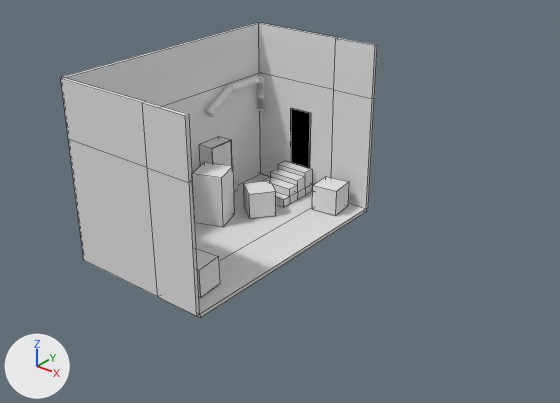
The Blender file PSMG_Team_EasyNote/Assets/Prefabs/Keller/keller.blend as it was, and as the next commit left it.
Before and after are seen from a 50 mm lens placed at (12.13, -12.84, 9.27), pointed at (2.2, -0.43, 1.57). Arrows for +X, +Y and +Z are at lower left; the lights stay in place. Mesh edges are drawn as thin lines on the coarser meshes.

The older version as bpy lines, for what is in view:
```python
me_cube = bpy.data.meshes.new('Cube')
me_cube.from_pydata(...)  # 73 vertices, 72 faces; spans x -1.08..1.93, y -1.03..1.03, z -1.07..1.89
# faces by material slot: [62, 10]
me_cube.materials.append(mat_boden)  # its picture is missing
me_cube.materials.append(mat_wand)  # its picture is missing
me_cube_010 = bpy.data.meshes.new('Cube.010')
me_cube_010.from_pydata(...)  # a box spanning x -1.0..1.0, y -1.0..1.0, z -1.0..1.0
me_cube_010.materials.append(mat_karton_klein_vorne_mat)  # its picture is missing
me_plane_001 = bpy.data.meshes.new('Plane.001')
me_plane_001.from_pydata(...)  # a box spanning x -1.0..1.0, y -0.98..1.02, z 1.55..1.6
me_plane_001.materials.append(mat_material)  # black #000000
ob_cube = bpy.data.objects.new('Cube', me_cube)
ob_cube.location = (-0.18, 0.0, 1.54)
ob_cube.scale = (1.26, 3.2, 1.53)
ob_cube_010 = bpy.data.objects.new('Cube.010', me_cube_010)
ob_cube_010.location = (0.17, 1.26, 0.39)
ob_cube_010.rotation_euler = (0.0, 0.0, 0.91)  # degrees (0, 0, 52)
ob_cube_010.scale = (0.351, 0.351, 0.351)
ob_plane = bpy.data.objects.new('Plane', me_plane_001)
ob_plane.location = (0.02, 1.61, 1.5)
ob_plane.rotation_euler = (-1.571, 0.0, 0.0)  # degrees (-90, 0, 0)
ob_plane.scale = (0.325, 0.802, 1.0)
# also in view: 'Cube.007' at (0.0, 2.53, 0.35); 'Cube.006' at (1.5, 2.61, 0.39); 'Cube.011' at (1.5, -2.47, 0.4); 'Cylinder.028' at (-1.3, 2.07, 2.57); 'Cube.008' at (-1.21, 1.1, 1.25)
```
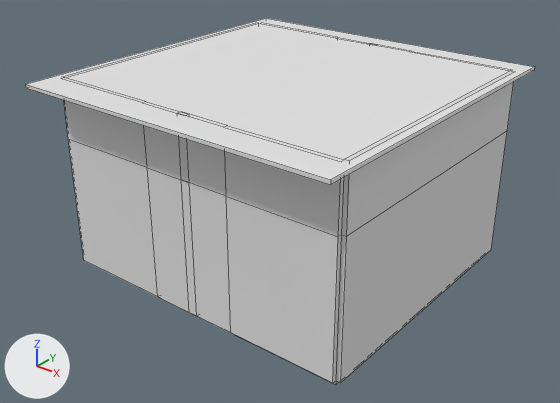
Changed parts and their boxes (x1, y1, x2, y2) in the pictures (560 x 403 px):
'Cube.012', added
    after: (187, 71, 515, 385)
'Cube.013', added
    after: (25, 18, 535, 185)
'Cube', unchanged, covered by the edit
    before: (61, 23, 377, 318)
    after: (63, 23, 259, 318)
'Cube.009', unchanged, covered by the edit
    before: (192, 162, 235, 227)
'Cube.007', unchanged, covered by the edit
    before: (263, 161, 313, 207)
'Cube.006', unchanged, covered by the edit
    before: (313, 176, 349, 216)

What changed in the scene script:
```text
Add me_cube_014:
    me_cube_014.from_pydata(...)  # a box spanning x -1.0..1.0, y -1.0..1.0, z -1.0..1.0
Add ob_cube_013:
    ob_cube_013 = bpy.data.objects.new('Cube.013', me_cube_014)
    ob_cube_013.location = (2.16, -0.08, 4.4)
    ob_cube_013.scale = (3.87, 3.91, -0.0405)
Add ob_cube_012:
    ob_cube_012 = bpy.data.objects.new('Cube.012', me_cube.copy())  # the mesh of ob_cube
    ob_cube_012.location = (4.48, 0.0, 1.54)
    ob_cube_012.rotation_euler = (0.0, 0.0, 3.142)  # degrees (0, 0, 180)
    ob_cube_012.scale = (1.26, 3.2, 1.53)
```
